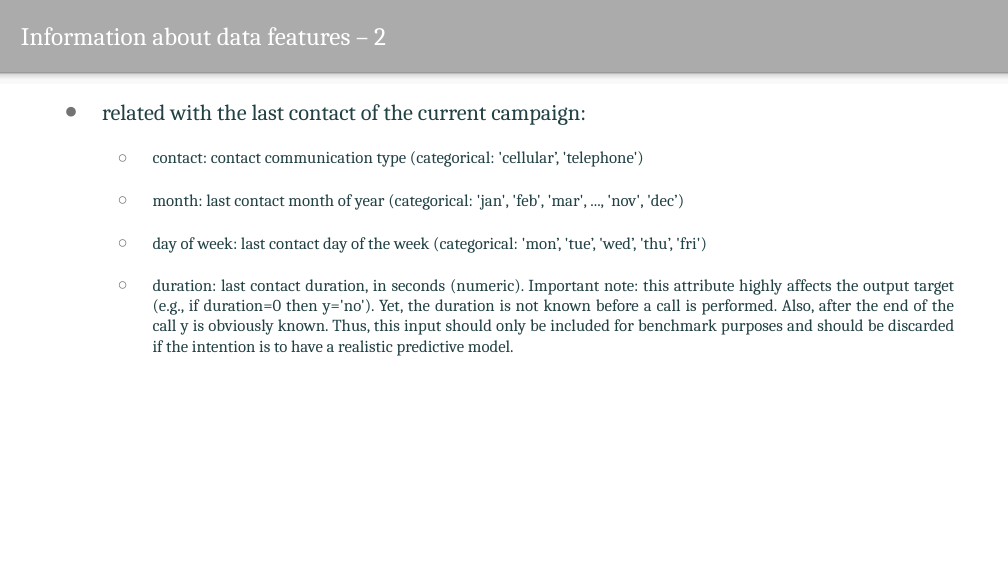
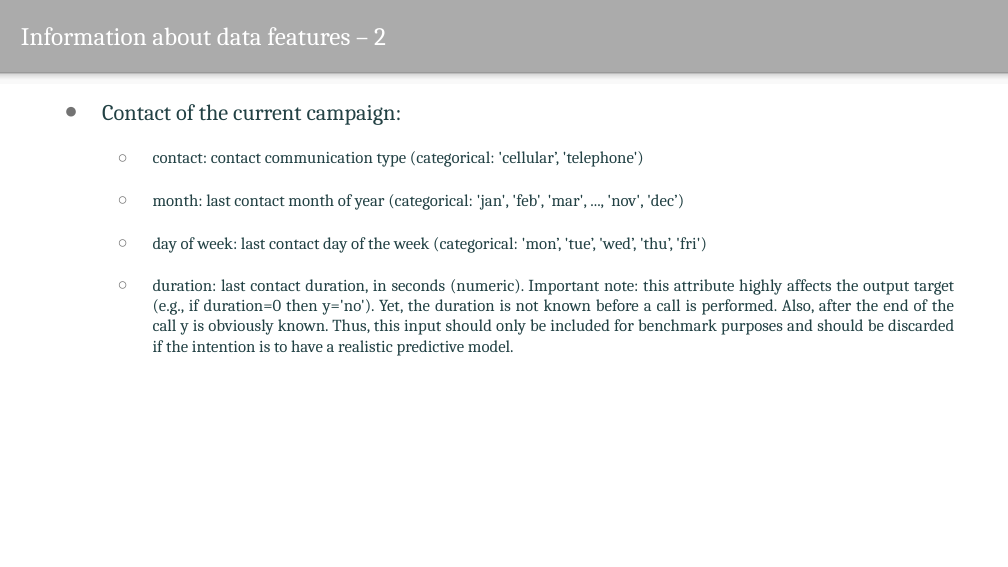
Before and after one commit to saurabhbhatt/DataGiri, a slide deck: slide 16 of Hands-on Machine Learning with Python - Datagiri.pptx. Drawn at 1008x567 pixels with LibreOffice and Linux fonts; fonts in the diff are those of the drawing; background and template pictures are left out. Boxes give left, top, right and bottom in pixels: in the first picture for what was removed or moved away, otherwise in the second. Text is boxed around its words. In the diff, an @@ line names an element or a change of style, - is before the commit and + after.

```diff
--- a/Hands-on Machine Learning with Python - Datagiri.pptx
+++ b/Hands-on Machine Learning with Python - Datagiri.pptx
@@ text at [102,104,402,125]: text changed @@
-● related with the last contact of the current campaign:
+● Contact of the current campaign:
```
Also in this commit, not shown: 20 other slides changed, 3 slides added, 1 slide removed, 6 other files.
